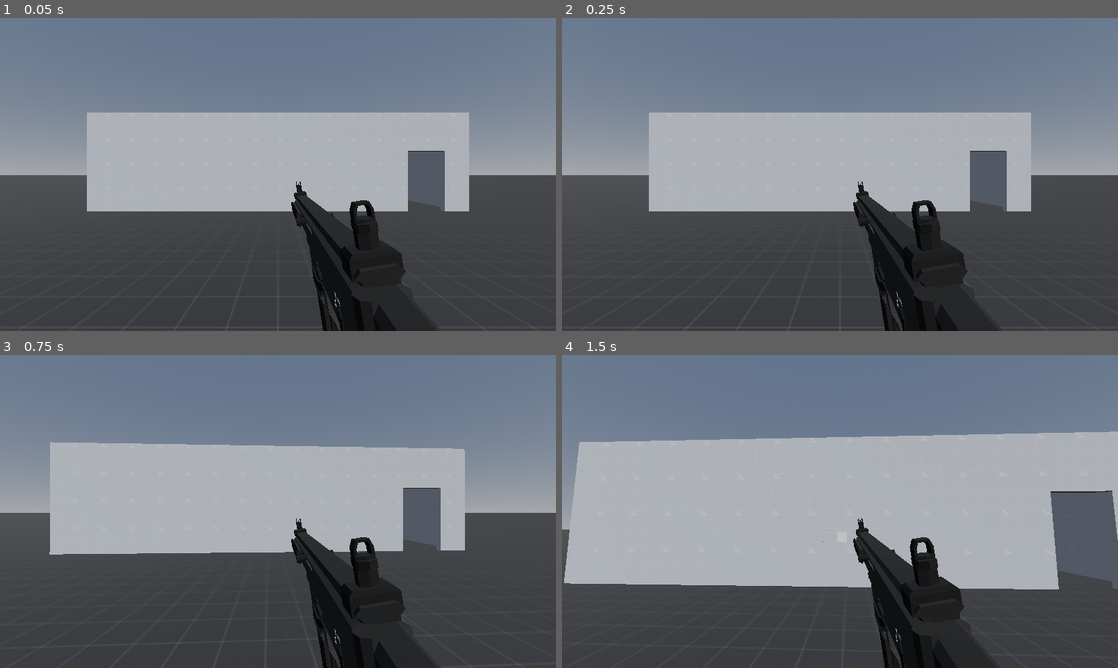
Above: before the commit, frames 1-4 (two rows, left to right).
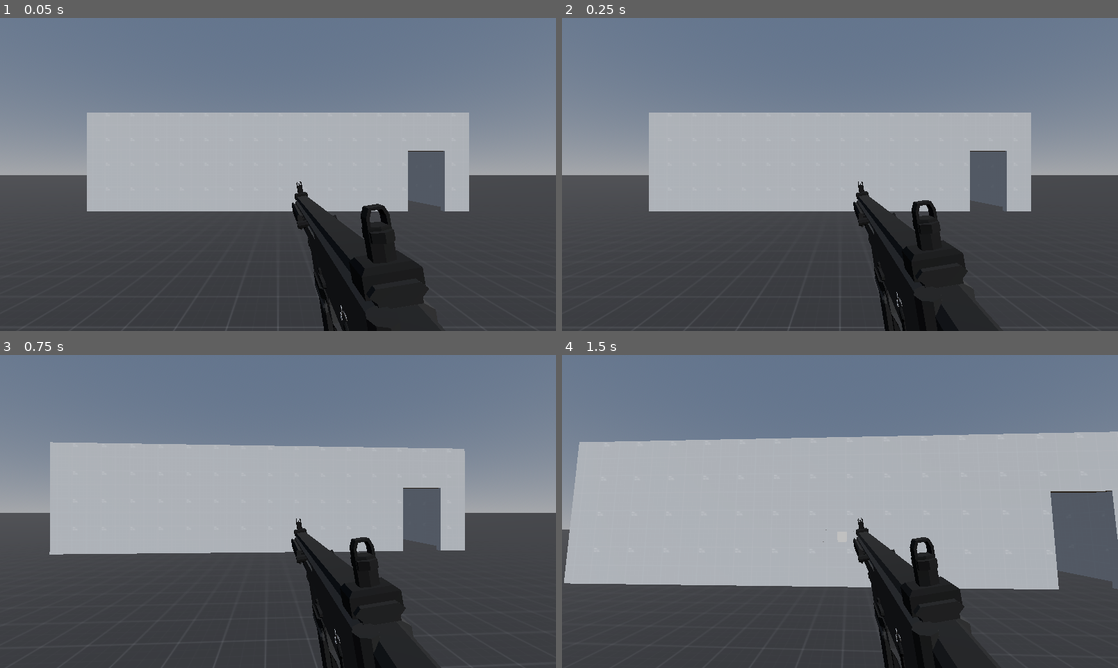
Above: after the commit, the same moments.

Repository: Ieida/Tactical-FPS-Godot
Game: Godot game, scene res://level_0/level_0.tscn
Two runs of this game, one before a commit and one after it. Both use one fixed random seed, a clock stepped at 60 frames per second and the inputs below.
Inputs (mouse positions are in pixels of both pictures, inside the frame that each line leads up to):
- Up to frame 1 (0.05 s): no input
- Up to frame 2 (0.25 s): no input
- Up to frame 3 (0.75 s): tap Enter at 0.5 s; move the mouse to (305, 511) at 0.52 s; hold W (move_forward) from 0.53 s (still down); tap T (rack_slide) at 0.6 s
- Up to frame 4 (1.5 s): keep holding W (move_forward); move the mouse to (812, 511) at 1.27 s; click (812, 511) at 1.35 s

The runs differ from the first frame. In frame 1, 1.5% of the frame differs, in the area x 52-80%, y 52-100%; in frame 2, nothing differs; in frame 3, nothing differs; in frame 4, nothing differs.

Commit message:
rack slide changes

Diff:
--- a/player/player.tscn
+++ b/player/player.tscn
@@ -47,6 +47,18 @@
 resource_name = "rack_slide"
 length = 0.1
 step = 0.05
+tracks/0/type = "value"
+tracks/0/imported = false
+tracks/0/enabled = true
+tracks/0/path = NodePath("SMG:position")
+tracks/0/interp = 1
+tracks/0/loop_wrap = true
+tracks/0/keys = {
+"times": PackedFloat32Array(0, 0.05, 0.1),
+"transitions": PackedFloat32Array(1, 1, 1),
+"update": 0,
+"values": [Vector3(0.05, -0.08, -0.22), Vector3(0.05, -0.08, -0.2), Vector3(0.05, -0.08, -0.22)]
+}
 
 [sub_resource type="Animation" id="Animation_tqkit"]
 resource_name = "recoil"
--- a/player_weapon/player_weapon.gd
+++ b/player_weapon/player_weapon.gd
@@ -54,7 +54,7 @@
 		var mag = weapon.unload_magazine()
 		animation_player.play("reload")
 
-		await get_tree().create_timer(reload_time).timeout
+		await animation_player.animation_finished
 
 		load_mag(mag)
 		weapon.load_magazine(mag)
